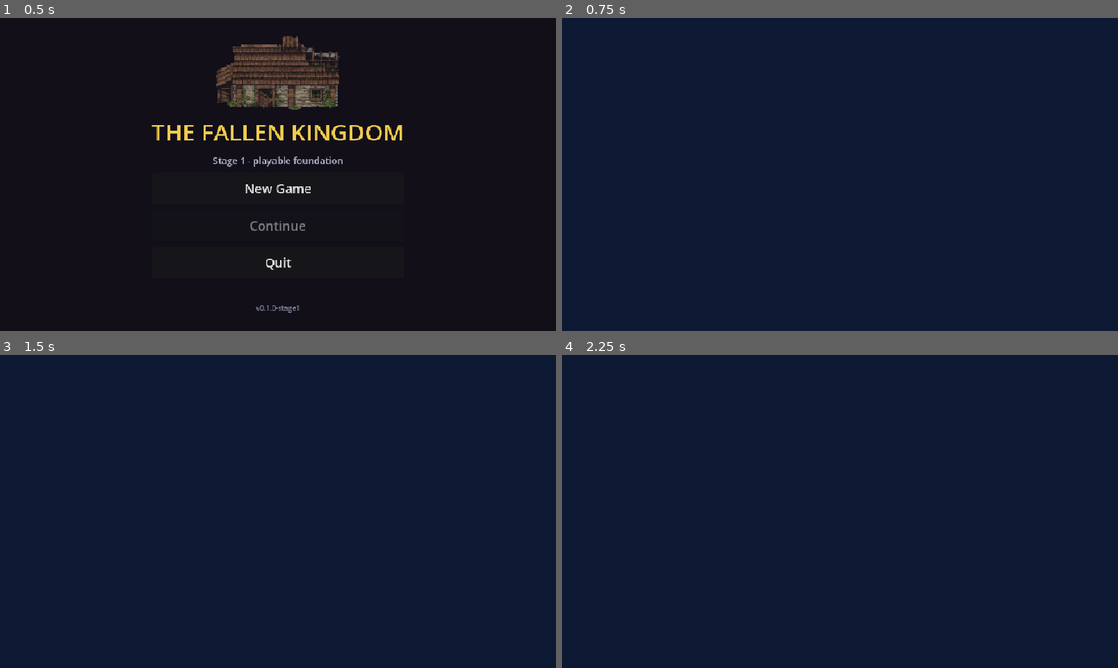
Above: before the commit, frames 1-4 (two rows, left to right).
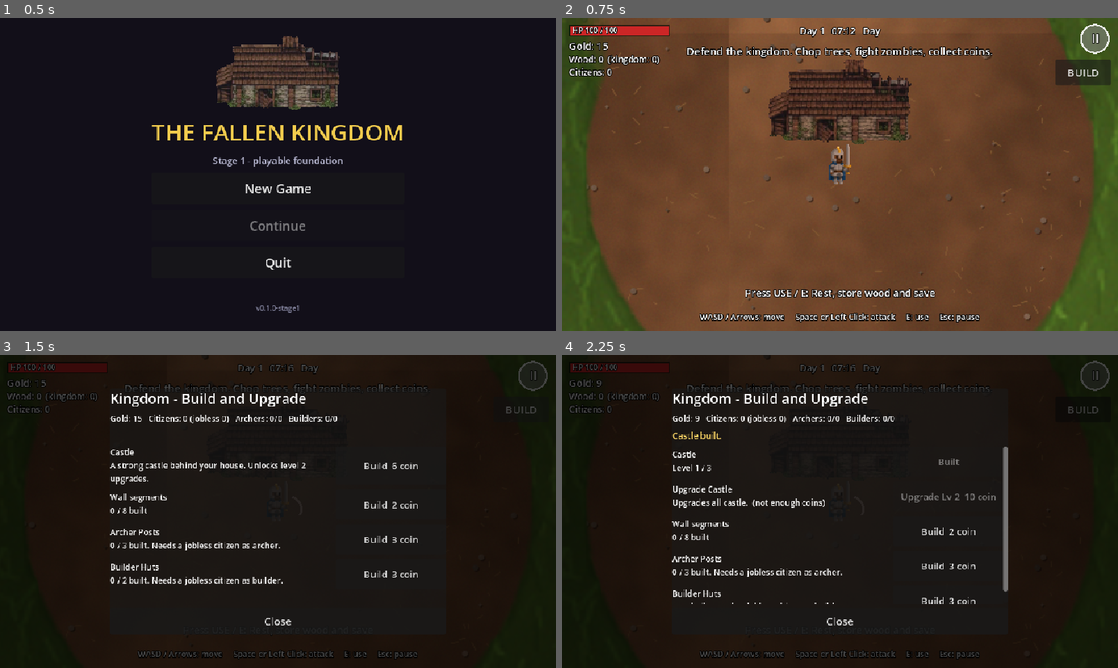
Above: after the commit, the same moments.

Repository: afie-boop/The-Fallen-Kingdom
Game: Godot game, scene res://scenes/main_menu.tscn
Two runs of this game, one before a commit and one after it. Both use one fixed random seed, a clock stepped at 60 frames per second and the inputs below.
Inputs (mouse positions are in pixels of both pictures, inside the frame that each line leads up to):
- Up to frame 1 (0.5 s): no input
- Up to frame 2 (0.75 s): click "New Game" at 0.5 s
- Up to frame 3 (1.5 s): click (522, 408) at 1.25 s, where only the run after the commit has a clickable "BUILD"
- Up to frame 4 (2.25 s): click (951, 464) at 2 s, where only the run after the commit has a clickable "Build 6 coin"

Frame 1 is identical in both runs. In frame 2, 100% of the frame differs, in the area x 0-100%, y 0-100%; in frame 3, 99%; in frame 4, 99%.
Error before the commit: Parse Error: Static function "spawn_jungle_trees()" not found in base "WorldGenerator". (res://scripts/game.gd:66)

Commit message:
Generate dense jungle around beggar camps

Diff:
--- a/extracted/The-Fallen-Kingdom/scripts/world_generator.gd
+++ b/extracted/The-Fallen-Kingdom/scripts/world_generator.gd
@@ -118,6 +118,9 @@
             tries = 0
             gap -= 70.0
         var c: Vector2 = island.random_land_point(rng, 0.3, 170.0)
+        # Camps are placed deep in the jungle, well away from the kingdom.
+        if c.distance_to(island.center_pos) < 760.0:
+            continue
         if _blocked(c, avoid):
             continue
         var ok: bool = true
@@ -176,3 +179,45 @@
         b.variant = (bid * 7 + 3) % PixelArt.BEGGAR_VARIANTS
         b.position = pos
         parent.add_child(b)
+
+
+## Dense jungle groves surround the poor people's camps. Separate tree ids keep
+## chopped jungle trees stable across saves without colliding with normal trees.
+static func spawn_jungle_trees(parent: Node2D, island: IslandMap, world_seed: int, camps: Array[Vector2], removed: Array) -> int:
+    var rng := RandomNumberGenerator.new()
+    rng.seed = world_seed + 60617
+    var spawned: int = 0
+    for camp_index in camps.size():
+        var camp: Vector2 = camps[camp_index]
+        var placed: Array[Vector2] = []
+        for slot in 48:
+            var tree_id: int = 100000 + camp_index * 100 + slot
+            var p := Vector2.ZERO
+            var valid: bool = false
+            for attempt in 24:
+                var angle: float = rng.randf_range(0.0, TAU)
+                var radius: float = rng.randf_range(145.0, 390.0)
+                var candidate: Vector2 = camp + Vector2.from_angle(angle) * radius
+                if island.sample(candidate) < 0.16 or island.dirt_at(candidate) > 0.56:
+                    continue
+                var close: bool = false
+                for q in placed:
+                    if candidate.distance_to(q) < 30.0:
+                        close = true
+                        break
+                if close:
+                    continue
+                p = candidate
+                valid = true
+                break
+            if not valid:
+                continue
+            placed.append(p)
+            if removed.has(tree_id):
+                continue
+            var tree := TREE_SCENE.instantiate() as ChoppableTree
+            tree.tree_id = tree_id
+            tree.position = p
+            parent.add_child(tree)
+            spawned += 1
+    return spawned
